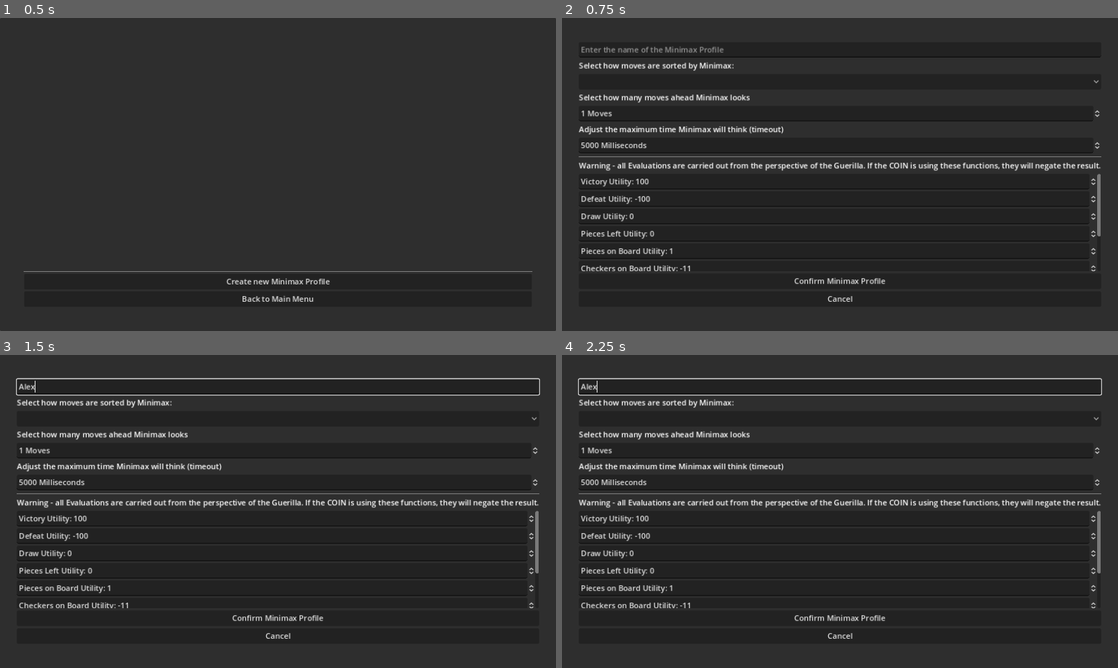
Above: before the commit, frames 1-4 (two rows, left to right).
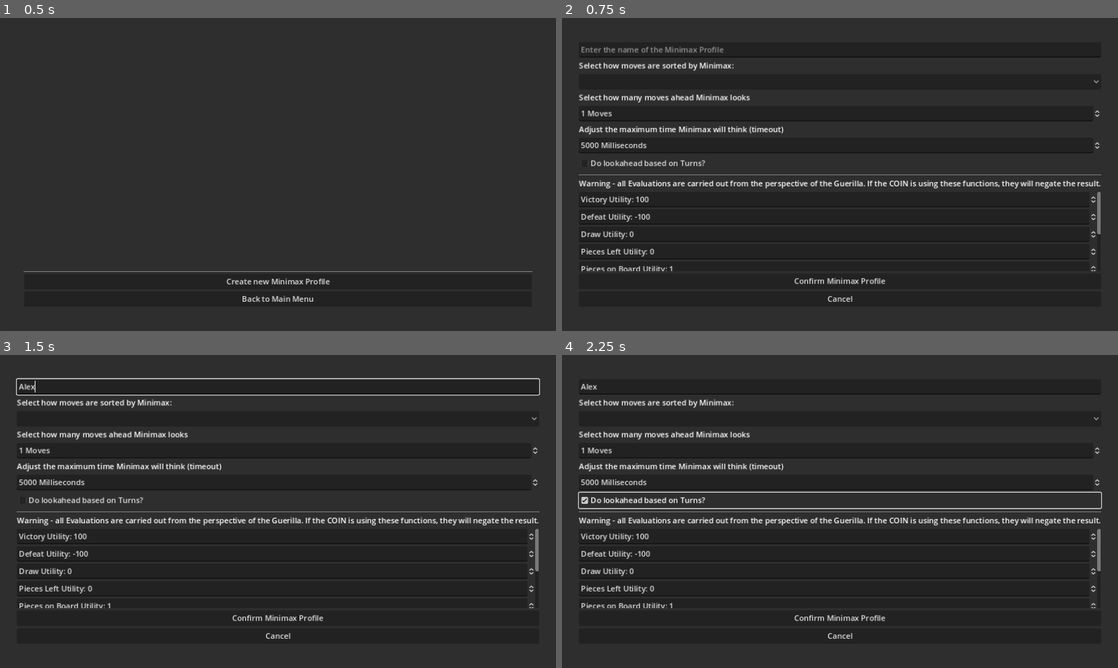
Above: after the commit, the same moments.

Repository: TikhonMcGill/guerilla-checkers
Game: Godot game, scene res://assets/scenes/minimax_profile_editor/minimax_profile_editor.tscn
Same seed, same stepped clock (60 frames per second), same inputs: the game is played once before the commit and once after it. This scene is started directly instead of the project's main scene.
Inputs (mouse positions are in pixels of both pictures, inside the frame that each line leads up to):
- Up to frame 1 (0.5 s): no input
- Up to frame 2 (0.75 s): click "Create new Minimax Profile" at 0.5 s
- Up to frame 3 (1.5 s): click (278, 386) at 1.27 s; type "Alex" at 1.35 s
- Up to frame 4 (2.25 s): click (840, 498) at 2 s, where only the run after the commit has a clickable "Do lookahead based on Turns?"

Frame 1 is identical in both runs. In frame 2, 4.0% of the frame differs, in the area x 3-97%, y 44-81%; in frame 3, 4.0%; in frame 4, 5.7%, in the area x 2-98%, y 7-81%.

Commit message:
Implement more metrics + Readd Turn lookahead

Diff:
--- a/assets/scenes/game_scene/game_scene.gd
+++ b/assets/scenes/game_scene/game_scene.gd
@@ -38,17 +38,30 @@
 @onready var current_draws_label: Label = $RapidGamePanel/MarginContainer/VBoxContainer/CurrentDrawsLabel
 @onready var rapid_play_back_to_menu_button: Button = $RapidGamePanel/MarginContainer/VBoxContainer/RapidPlayBackToMenuButton
 @onready var rapid_game_time_taken_label: Label = $RapidGamePanel/MarginContainer/VBoxContainer/RapidGameTimeTakenLabel
+@onready var rapid_game_turns_per_game_label: Label = $RapidGamePanel/MarginContainer/VBoxContainer/RapidGameTurnsPerGameLabel
 
 var guerilla_victories : int = 0
 var coin_victories : int = 0
 var draws : int = 0
 
+var coin_capture_victories : int = 0
+var coin_runout_victories : int = 0
+
 var rapid_tournament_start_time : int
+
+var turns_in_game : float = 0
+var total_turns : float = 0
+
+var total_guerilla_win_turns : float = 0
+var total_coin_win_turns : float = 0
+var total_draw_turns : float = 0
+
+var current_player : GameState.PLAYER = GameState.PLAYER.GUERILLA
 
 func _update_rapid_game_labels() -> void:
 	current_rapid_game_label.text = "Current Game: %d" % current_game
 	current_guerilla_wins_label.text = "Victories by Guerilla (%s): %d" % [GameManager.guerilla_player_name,guerilla_victories]
-	current_coin_wins_label.text = "Victories by The Counterinsurgent (%s): %d" % [GameManager.coin_player_name,coin_victories]
+	current_coin_wins_label.text = "Victories by The Counterinsurgent (%s): %d\n(%d by Taking all Guerilla Pieces, %d by Guerilla runing out of Pieces)" % [GameManager.coin_player_name,coin_victories,coin_capture_victories,coin_runout_victories]
 	current_draws_label.text = "Draws: %d" % draws
 
 	rapid_play_back_to_menu_button.visible = GameManager.tournament_games_left == 0
@@ -57,6 +70,18 @@
 		var time_taken = Time.get_ticks_msec() - rapid_tournament_start_time
 		rapid_game_time_taken_label.text = "The Rapid Tournament took %d Milliseconds" % time_taken
 		rapid_game_time_taken_label.visible = true
+
+		var turns_text := "Mean no. Turns per Game: %.2f" % get_average_turns()
+
+		if guerilla_victories > 0:
+			turns_text += "\nMean no. Turns per Guerilla Victory: %.2f" % get_average_guerilla_win_turns()
+		if coin_victories > 0:
+			turns_text += "\nMean no. Turns per COIN Victory: %.2f" % get_average_coin_win_turns()
+		if draws > 0:
+			turns_text += "\nMean no. Turns per Draw: %.2f" % get_average_draw_turns()
+
+		rapid_game_turns_per_game_label.text = turns_text
+		rapid_game_turns_per_game_label.visible = true
 
 func _ready():
 	game_state = GameState.new()
@@ -184,13 +209,23 @@
 func _increment_winner(winner : GameState.PLAYER) -> void:
 	if winner == GameState.PLAYER.GUERILLA:
 		guerilla_victories += 1
+		total_guerilla_win_turns += turns_in_game
 	elif winner == GameState.PLAYER.COIN:
 		coin_victories += 1
+		total_coin_win_turns += turns_in_game
 	elif winner == GameState.PLAYER.NOBODY:
 		draws += 1
+		total_draw_turns += turns_in_game
+	turns_in_game = 0
 
 func _on_game_state_game_over(winner : GameState.PLAYER):
 	_increment_winner(winner)
+	#Increment no. Types of COIN Victories, dependent on the situation
+	if winner == GameState.PLAYER.COIN:
+		if game_state.guerilla_pieces_left == 0:
+			coin_runout_victories += 1
+		else:
+			coin_capture_victories += 1
 
 	if GameManager.rapid_tournament == false:
 		current_game_label.visible = false
@@ -212,6 +247,27 @@
 		if GameManager.tournament_games_left > 0:
 			_next_tournament_game()
 
+func get_average_guerilla_win_turns() -> float:
+	if guerilla_victories == 0:
+		return -1.0
+
+	return total_guerilla_win_turns / guerilla_victories
+
+func get_average_coin_win_turns() -> float:
+	if coin_victories == 0:
+		return -1.0
+
+	return total_coin_win_turns / coin_victories
+
+func get_average_draw_turns() -> float:
+	if draws == 0:
+		return -1.0
+
+	return total_draw_turns / draws
+
+func get_average_turns() -> float:
+	return total_turns / current_game
+
 func show_game_over_window(discussion_string : String) -> void:
 	if GameManager.is_tournament() == true:
 		if GameManager.rapid_tournament == true:
@@ -219,7 +275,8 @@
 
 		GameManager.tournament_games_left -= 1
 		if GameManager.tournament_games_left == 0:
-			discussion_string += "\n\nThe Tournament has come to an end, and here's the final Tally after %d games:\nVictories by %s: %d\nVictories by %s: %d\nDraws: %d" % [current_game,GameManager.guerilla_player_name,guerilla_victories,GameManager.coin_player_name,coin_victories,draws]
+			discussion_string += "\n\nThe Tournament has come to an end, and here's the final Tally after %d games:\nVictories by %s: %d \nVictories by %s: %d(%d by Capturing all pieces, %d by letting %s run out of pieces)\nDraws: %d" % [current_game,GameManager.guerilla_player_name,guerilla_victories,GameManager.coin_player_name,coin_victories,coin_capture_victories,coin_runout_victories,GameManager.guerilla_player_name,draws]
+			discussion_string += "\nOn average, it took %.2f Turns for %s to win, %.2f Turns for %s to win, and %.2f Turns for a Draw.\nThe mean number of turns per game is %.2f." % [get_average_guerilla_win_turns(),GameManager.guerilla_player_name,get_average_coin_win_turns(),GameManager.coin_player_name,get_average_draw_turns(),get_average_turns()]
 
 	if GameManager.is_tournament() == true and GameManager.tournament_games_left > 0:
 		end_game_container.visible = false
@@ -244,6 +301,11 @@
 	game_state.take_move(move)
 	game_board.default_color_board()
 
+	if game_state.get_current_player() != current_player:
+		turns_in_game += 1
+		total_turns += 1
+		current_player = game_state.get_current_player()
+
 	if GameManager.rapid_tournament == false:
 		await game_board.animation_complete
 	else:
--- a/assets/scenes/game_scene/game_scene.tscn
+++ b/assets/scenes/game_scene/game_scene.tscn
@@ -23,10 +23,12 @@
 
 [node name="VBoxContainer" type="VBoxContainer" parent="RapidGamePanel/MarginContainer"]
 layout_mode = 2
+theme_override_constants/separation = 10
 
 [node name="RapidGameTimeTakenLabel" type="Label" parent="RapidGamePanel/MarginContainer/VBoxContainer"]
 visible = false
 layout_mode = 2
+size_flags_vertical = 3
 horizontal_alignment = 1
 vertical_alignment = 1
 
@@ -62,9 +64,23 @@
 horizontal_alignment = 1
 vertical_alignment = 1
 
+[node name="HSeparator" type="HSeparator" parent="RapidGamePanel/MarginContainer/VBoxContainer"]
+layout_mode = 2
+
+[node name="RapidGameTurnsPerGameLabel" type="Label" parent="RapidGamePanel/MarginContainer/VBoxContainer"]
+visible = false
+layout_mode = 2
+size_flags_vertical = 3
+horizontal_alignment = 1
+vertical_alignment = 1
+
+[node name="HSeparator2" type="HSeparator" parent="RapidGamePanel/MarginContainer/VBoxContainer"]
+layout_mode = 2
+
 [node name="RapidPlayBackToMenuButton" type="Button" parent="RapidGamePanel/MarginContainer/VBoxContainer"]
 visible = false
 layout_mode = 2
+size_flags_vertical = 3
 text = "Back to Main Menu"
 
 [node name="QuitConfirmationDialog" type="ConfirmationDialog" parent="."]
--- a/assets/scenes/minimax_profile_editor/minimax_editor.gd
+++ b/assets/scenes/minimax_profile_editor/minimax_editor.gd
@@ -7,6 +7,7 @@
 @onready var move_sorting_option_button: OptionButton = $MoveSortingOptionButton
 @onready var cutoff_spin_box: SpinBox = $CutoffSpinBox
 @onready var timeout_spin_box: SpinBox = $TimeoutSpinBox
+@onready var turn_lookahead_checkbox: CheckBox = $TurnLookaheadCheckbox
 
 @onready var victory_utility_spin_box: SpinBox = $EvaluationsContainer/VBoxContainer/VictoryUtilitySpinBox
 @onready var defeat_utility_spin_box: SpinBox = $EvaluationsContainer/VBoxContainer/DefeatUtilitySpinBox
@@ -25,6 +26,7 @@
 	move_sorting_option_button.selected = -1
 	cutoff_spin_box.value = 1
 	timeout_spin_box.value = 5000
+	turn_lookahead_checkbox.button_pressed = false
 
 	victory_utility_spin_box.value = 100
 	defeat_utility_spin_box.value = -100
@@ -43,6 +45,7 @@
 	move_sorting_option_button.selected = profile.move_sorting
 	cutoff_spin_box.value = profile.cutoff_depth
 	timeout_spin_box.value = profile.timeout
+	turn_lookahead_checkbox.button_pressed = profile.turn_lookahed
 
 	victory_utility_spin_box.value = profile.victory_utility
 	defeat_utility_spin_box.value = profile.defeat_utility
@@ -68,6 +71,7 @@
 	new_profile.cutoff_depth = int(cutoff_spin_box.value)
 	new_profile.move_sorting = move_sorting_option_button.selected
 	new_profile.timeout = timeout_spin_box.value
+	new_profile.turn_lookahed = turn_lookahead_checkbox.button_pressed
 
 	new_profile.victory_utility = victory_utility_spin_box.value
 	new_profile.defeat_utility = defeat_utility_spin_box.value
--- a/assets/scenes/minimax_profile_editor/minimax_profile_editor.tscn
+++ b/assets/scenes/minimax_profile_editor/minimax_profile_editor.tscn
@@ -101,6 +101,10 @@
 allow_greater = true
 suffix = "Milliseconds"
 
+[node name="TurnLookaheadCheckbox" type="CheckBox" parent="PanelContainer/MarginContainer/MinimaxEditor"]
+layout_mode = 2
+text = "Do lookahead based on Turns?"
+
 [node name="HSeparator" type="HSeparator" parent="PanelContainer/MarginContainer/MinimaxEditor"]
 layout_mode = 2
 
--- a/assets/scenes/player/minimax_player/minimax_player.gd
+++ b/assets/scenes/player/minimax_player/minimax_player.gd
@@ -152,6 +152,19 @@
 func _is_my_turn_in_state(state : GameState) -> bool:
 	return state.get_current_player() == my_type
 
+##A Method to get the cutoff (either 0 or 1) based on if the Minimax Player is using Turn-based Lookahead or not
+func _get_cutoff(state : GameState) -> int:
+	#If not looking ahead by turns, cut off 1 with each move by default
+	if profile.turn_lookahed == false:
+		return 1
+
+	#If it's still my turn, return 0 - we don't cut off
+	if _is_my_turn_in_state(state) == true:
+		return 0
+
+	#Otherwise, cut off by 1 - no longer Minimax's turn
+	return 1
+
 ##A Function running the Minimax algorithm, with cutoff - getting the Utility of a state and the best move
 func _minimax(depth:int,maximizing:bool,start_state : GameState,alpha:float,beta:float,time_left:int) -> MinimaxOutput:
 	if _is_terminal_state(start_state) == true or depth == 0:
@@ -178,8 +191,9 @@
 			time_left -= time_taken
 
 			var result := _get_result(start_state,a)
-
-			var evaluation : float = _minimax(depth-1,_is_my_turn_in_state(result),result,alpha,beta,time_left).evaluation
+			var cutoff := _get_cutoff(result)
+
+			var evaluation : float = _minimax(depth-cutoff,_is_my_turn_in_state(result),result,alpha,beta,time_left).evaluation
 
 			if evaluation > best_evaluation:
 				best_evaluation = evaluation
@@ -210,8 +224,9 @@
 			time_left -= time_taken
 
 			var result := _get_result(start_state,a)
-
-			var evaluation : int = _minimax(depth-1,_is_my_turn_in_state(result),result,alpha,beta,time_left).evaluation
+			var cutoff := _get_cutoff(result)
+
+			var evaluation : int = _minimax(depth-cutoff,_is_my_turn_in_state(result),result,alpha,beta,time_left).evaluation
 
 			if evaluation < worst_evaluation:
 				worst_evaluation = evaluation
--- a/assets/scenes/player/minimax_player/minimax_profile.gd
+++ b/assets/scenes/player/minimax_player/minimax_profile.gd
@@ -22,6 +22,8 @@
 @export var move_sorting : MOVE_SORT = MOVE_SORT.NONE ##The Type of Move Sorting Algorithm to use (how moves are ordered before being analyzed by Minimax)
 @export var timeout : float = 0 ##The Timeout in milliseconds - after timeout is over, even if Minimax has not finished, the current best move will be selected
 
+@export var turn_lookahed : bool = false ##Whether the Minimax Player using this profile does its search in terms of TURNS, not Moves (e.g. a Guerilla's Turn is made up of 2 moves - placing 2 pieces)
+
 #Evaluation Function Values
 @export var victory_utility : float = 1.0 ##How much utility will be added to a Game State if, from the perspective of the Guerilla, they win (i.e. no more COIN Pieces remain)
 @export var defeat_utility : float = -1.0 ##How much utility will be added to a Game State if, from the perspective of the Guerilla, they lose (no more pieces on the board or no more pieces left to place)
Not shown, changed: Dissertation Plan.txt
Not shown, changed: export_presets.cfg
